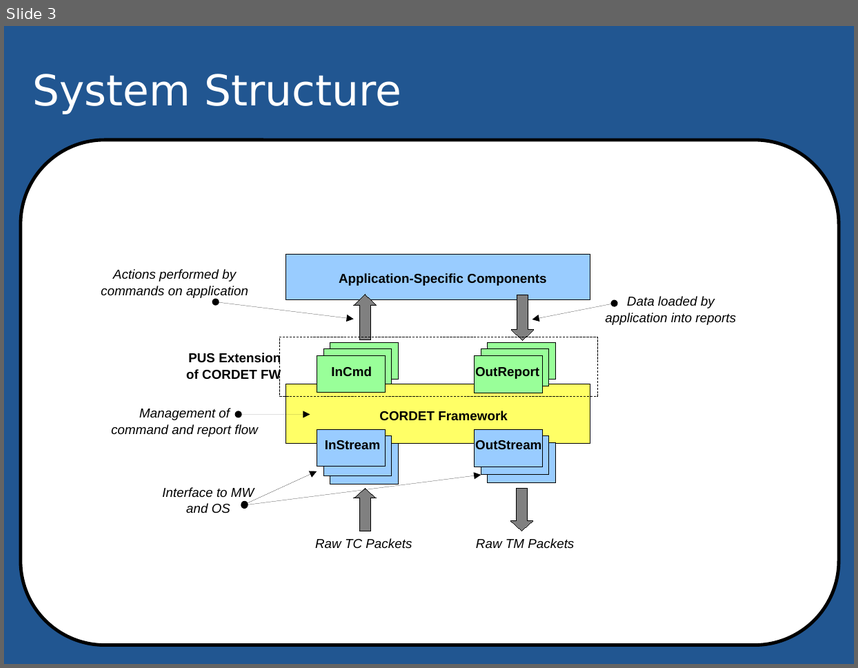
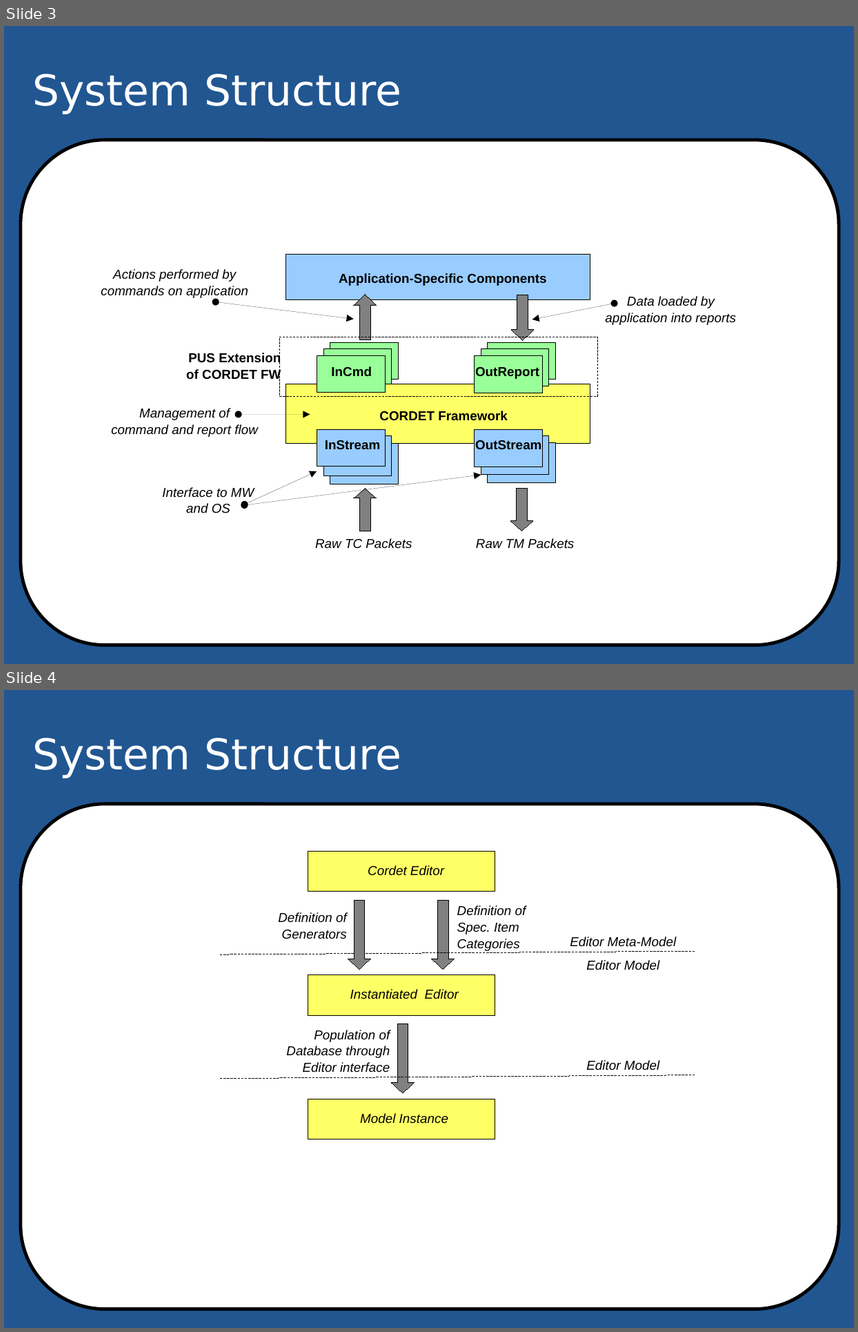
Before and after one commit to pnp-software/cordetfw_editor, a slide deck: editor/static/odp/Figures.odp. Shown one above the other, each under a label of ours: slide 3 before the commit, slides 3 and 4 after it. The pictures are 858x668 and 858x1332 pixels, drawn with LibreOffice and Linux fonts; fonts in the diff are those of the drawing; background and template pictures are left out. Boxes give left, top, right and bottom in pixels: in the first picture for what was removed or moved away, otherwise in the second. Text is boxed around its words. In the diff, an @@ line names an element or a change of style, - is before the commit and + after.

Commit message:
On-going update of editor instantiation process

```diff
--- a/editor/static/odp/Figures.odp
+++ b/editor/static/odp/Figures.odp
@@ slide 4 added at [4,690,854,1328], background #215691; not listed: 1 template element that a slide beside it also shows @@
@@ title added at [32,738,401,778], 36 pt, text #FFFFFF @@
+System Structure
@@ rectangle added at [308,851,495,891], fill #FFFF66, outline #000000 0 pt @@
@@ text added at [368,865,444,876], 11 pt, text #000000, italic @@
+Cordet Editor
@@ text added at [278,912,347,939], 11 pt, text #000000, italic @@
+Definition of
+Generators
@@ right arrow added at [348,900,370,969], fill #808080, outline #000000 0 pt @@
@@ right arrow added at [432,900,455,969], fill #808080, outline #000000 0 pt @@
@@ text added at [457,905,526,951], 11 pt, text #000000, italic @@
+Definition of
+Spec. Item
+Categories
@@ text added at [570,936,677,947], 11 pt, text #000000, italic @@
+Editor Meta-Model
@@ line added from (220, 954) to (694, 951), #000000 0 pt @@
@@ rectangle added at [308,975,495,1016], fill #FFFF66, outline #000000 0 pt @@
@@ text added at [586,960,660,970], 11 pt, text #000000, italic @@
+Editor Model
@@ text added at [350,989,459,999], 11 pt, text #000000, italic @@
+Instantiated Editor
@@ text added at [286,1029,390,1072], 11 pt, text #000000, italic @@
+Population of
+Database through
+Editor interface
@@ right arrow added at [392,1024,415,1093], fill #808080, outline #000000 0 pt @@
@@ text added at [586,1060,660,1070], 11 pt, text #000000, italic @@
+Editor Model
@@ line added from (220, 1078) to (694, 1075), #000000 0 pt @@
@@ rectangle added at [308,1099,495,1140], fill #FFFF66, outline #000000 0 pt @@
@@ text added at [360,1113,448,1123], 11 pt, text #000000, italic @@
+Model Instance
```
Also in this commit, not shown: 1 slide removed, 6 other files.
